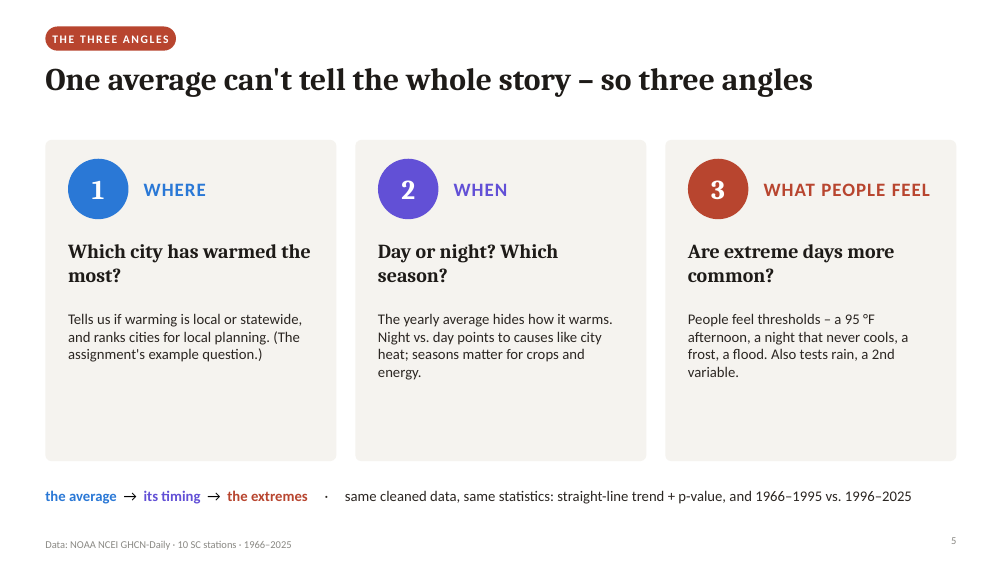
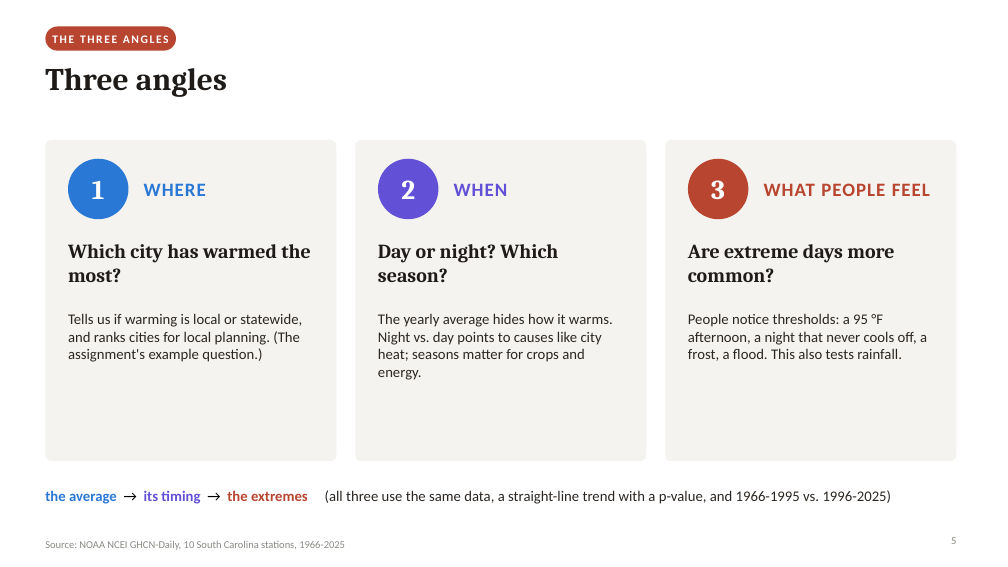
Before and after one commit to GITGUD360/P1-data-analysis-and-visualization, a slide deck: slide 5 of presentation/SC_Climate_Presentation.pptx. Drawn at 1008x567 pixels with LibreOffice and Linux fonts; fonts in the diff are those of the drawing. Boxes give left, top, right and bottom in pixels: in the first picture for what was removed or moved away, otherwise in the second. Text is boxed around its words. In the diff, an @@ line names an element or a change of style, - is before the commit and + after.

```diff
--- a/presentation/SC_Climate_Presentation.pptx
+++ b/presentation/SC_Climate_Presentation.pptx
@@ title at [45, 68, 227, 97]: text changed @@
-One average can't tell the whole story – so three angles
+Three angles
@@ text at [688, 313, 927, 361]: text changed @@
-People feel thresholds – a 95 °F afternoon, a night that never cools, a frost, a flood. Also tests rain, a 2nd variable.
+People notice thresholds: a 95 °F afternoon, a night that never cools off, a frost, a flood. This also tests rainfall.
@@ text at [45, 490, 892, 504]: text changed @@
-the average → its timing → the extremes · same cleaned data, same statistics: straight-line trend + p-value, and 1966–1995 vs. 1996–2025
+the average → its timing → the extremes (all three use the same data, a straight-line trend with a p-value, and 1966-1995 vs. 1996-2025)
@@ text at [45, 541, 345, 550]: text changed @@
-Data: NOAA NCEI GHCN-Daily · 10 SC stations · 1966–2025
+Source: NOAA NCEI GHCN-Daily, 10 South Carolina stations, 1966-2025
```
Also in this commit, not shown: 15 other slides changed, 23 other files.
